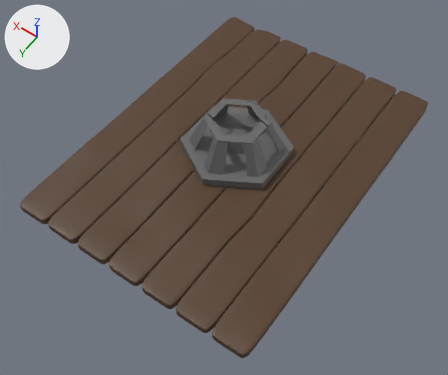
A saved change to the FBX model Asset/FBX/OriginalTable.fbx.
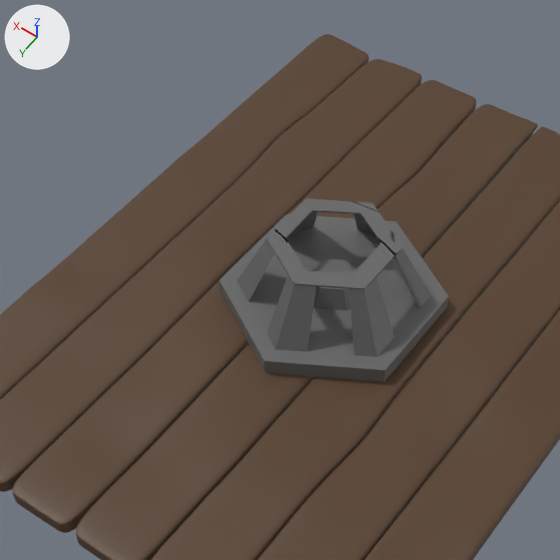
Each version appears first whole from a 50 mm lens placed at (-7.14, 10.67, 14.6), pointed at (-0.37, 1.19, -0.3), and next in a close-up on the part from 16% to 78% of the width and 0% to 74% of the height. Arrows for +X, +Y and +Z are at upper left; the lights stay in place. Vertices at the same position are counted once.
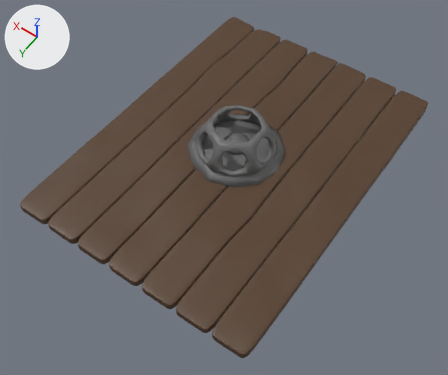
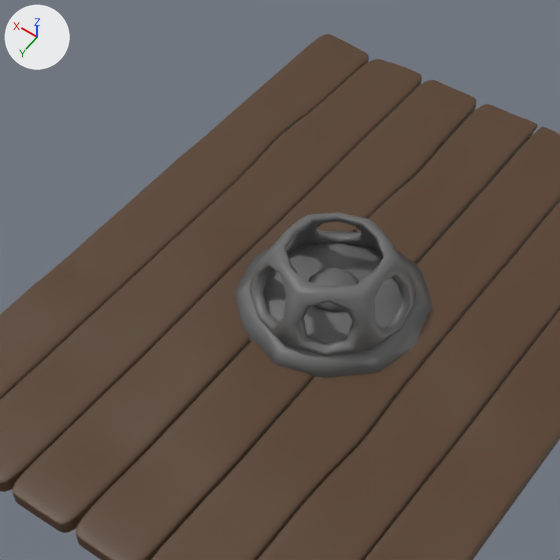
Commit message: Update Table

Where the change shows, as pixel boxes [x1, y1, x2, y2] in the close-ups (560 x 560 px):
part 1 of me_cube, rebuilt (14% narrower, 10% shorter)
    before: [237, 198, 431, 357]
    after: [250, 213, 417, 356]
part 2 of me_cube, rebuilt (13% narrower, 12% shorter)
    before: [219, 214, 449, 382]
    after: [234, 230, 433, 378]
part 3 of me_cube, rebuilt
    before: [313, 259, 354, 311]
    after: [308, 268, 359, 311]

Diff of the bpy script that builds the scene:
```diff
--- a/Asset/FBX/OriginalTable.fbx.py
+++ b/Asset/FBX/OriginalTable.fbx.py
@@ mat_steel_001 @@
+mat_steel_001 = principled_material('Steel.001')
+mat_steel_001.base_color = (0.142, 0.142, 0.142)  # dark grey #696969
@@ me_cube @@
 # used by ob_cube; location = (0.0, 0.0, 0.0)
-me_cube.from_pydata(...)  # 42309 vertices, 42277 faces; spans x -4.05..3.99, y -5.43..5.43, z -0.2..1.41
+me_cube.from_pydata(...)  # 41302 vertices, 41296 faces; spans x -4.05..3.99, y -5.43..5.43, z -0.2..1.23
+# me_cube part 1: the loose piece of 1115 vertices spanning x -1.3..1.3, y -1.5..1.5, z 0.38..1.41 is rebuilt with 324 vertices and now spans x -1.22..1.23, y -1.28..1.29, z 0.25..1.23, in mat_steel_001 (dark grey #696969)
+# me_cube part 2: the loose piece of 146 vertices spanning x -1.52..1.52, y -1.75..1.75, z 0.03..0.41 is rebuilt with 38 vertices and now spans x -1.53..1.53, y -1.56..1.56, z -0.08..0.36, in mat_steel_001 (dark grey #696969)
+# me_cube part 3: the loose piece of 146 vertices spanning x -0.45..0.45, y -0.51..0.51, z 0.38..0.73 is rebuilt with 38 vertices and now spans x -0.43..0.43, y -0.44..0.44, z 0.2..0.59, in mat_steel_001 (dark grey #696969)
 me_cube.materials.append(mat_wood)
-me_cube.materials.append(mat_steel)  # dark grey #666666
+me_cube.materials.append(mat_steel_001)  # dark grey #696969
```
